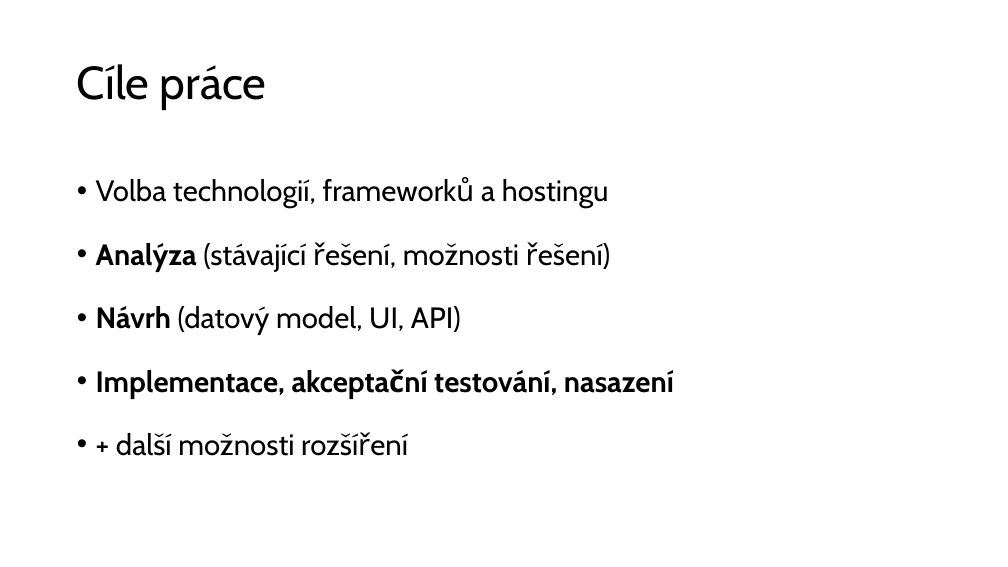
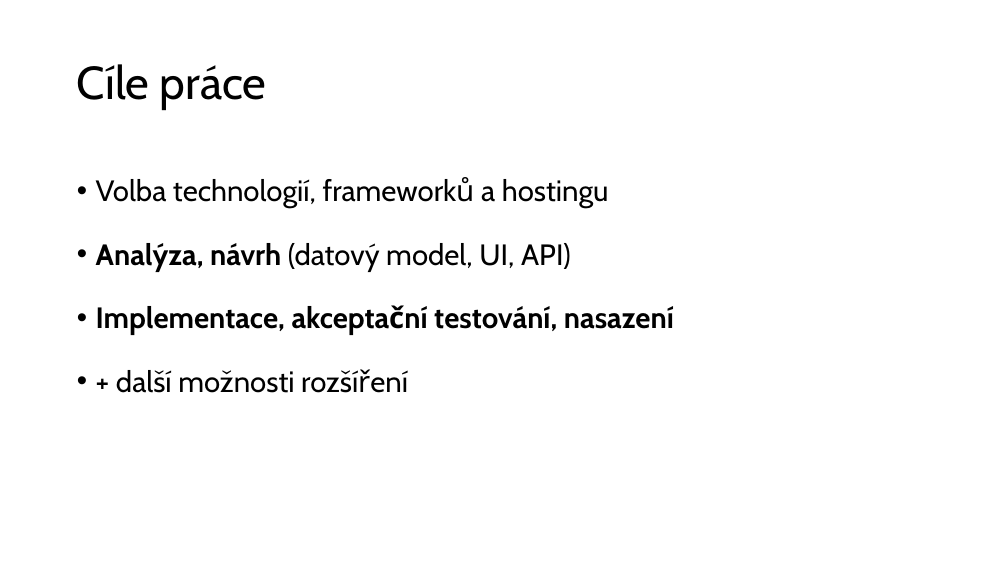
Before and after one commit to rodlukas/bachelors-thesis, a slide deck: slide 3 of prezentace/DPR prezentace.pptx. Drawn at 1008x567 pixels with LibreOffice and Linux fonts; fonts in the diff are those of the drawing. Boxes give left, top, right and bottom in pixels: in the first picture for what was removed or moved away, otherwise in the second. Text is boxed around its words. In the diff, an @@ line names an element or a change of style, - is before the commit and + after.

```diff
--- a/prezentace/DPR prezentace.pptx
+++ b/prezentace/DPR prezentace.pptx
@@ text at [96, 243, 571, 272]: text changed @@
-• Analýza (stávající řešení, možnosti řešení)
-• Návrh (datový model, UI, API)
+• Analýza, návrh (datový model, UI, API)
```
Also in this commit, not shown: 5 other slides changed, 1 other file.
